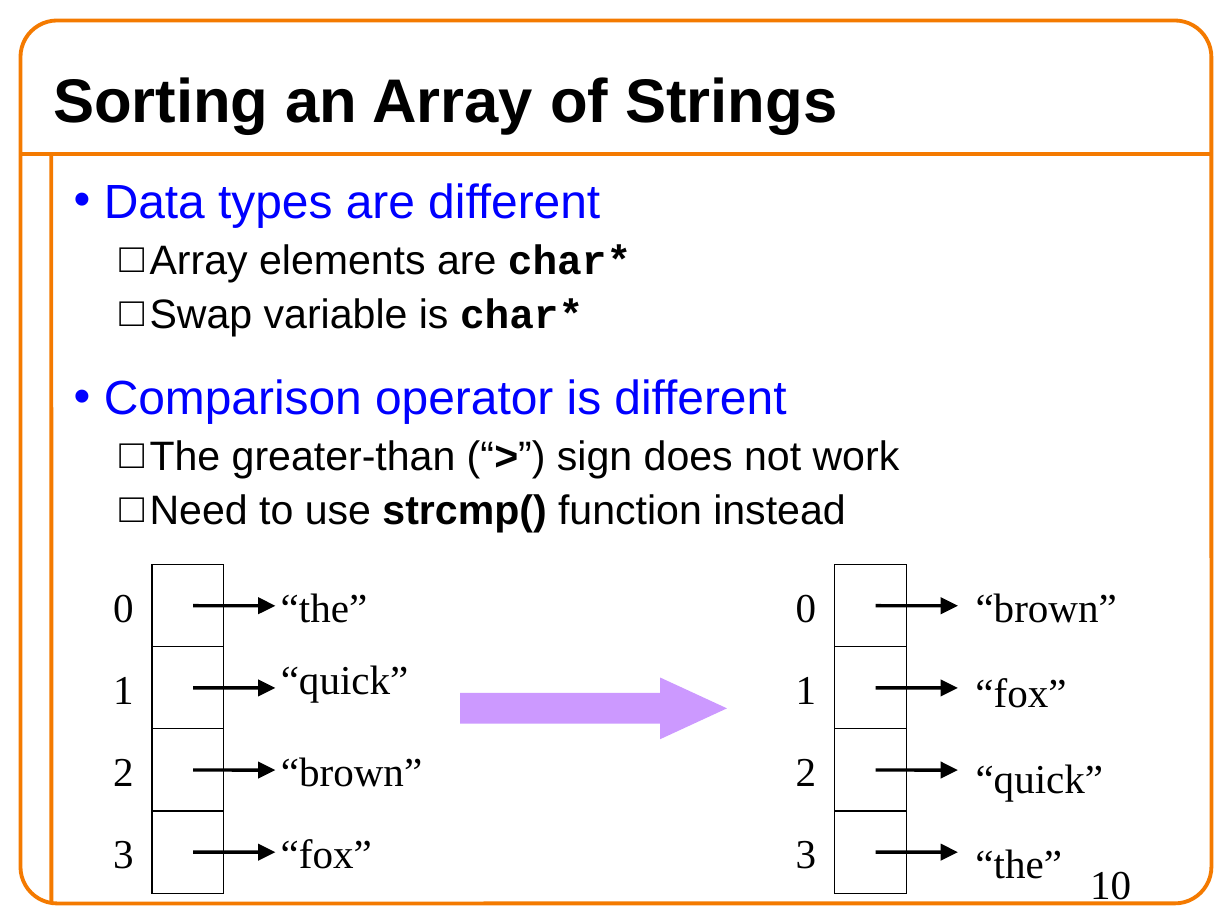
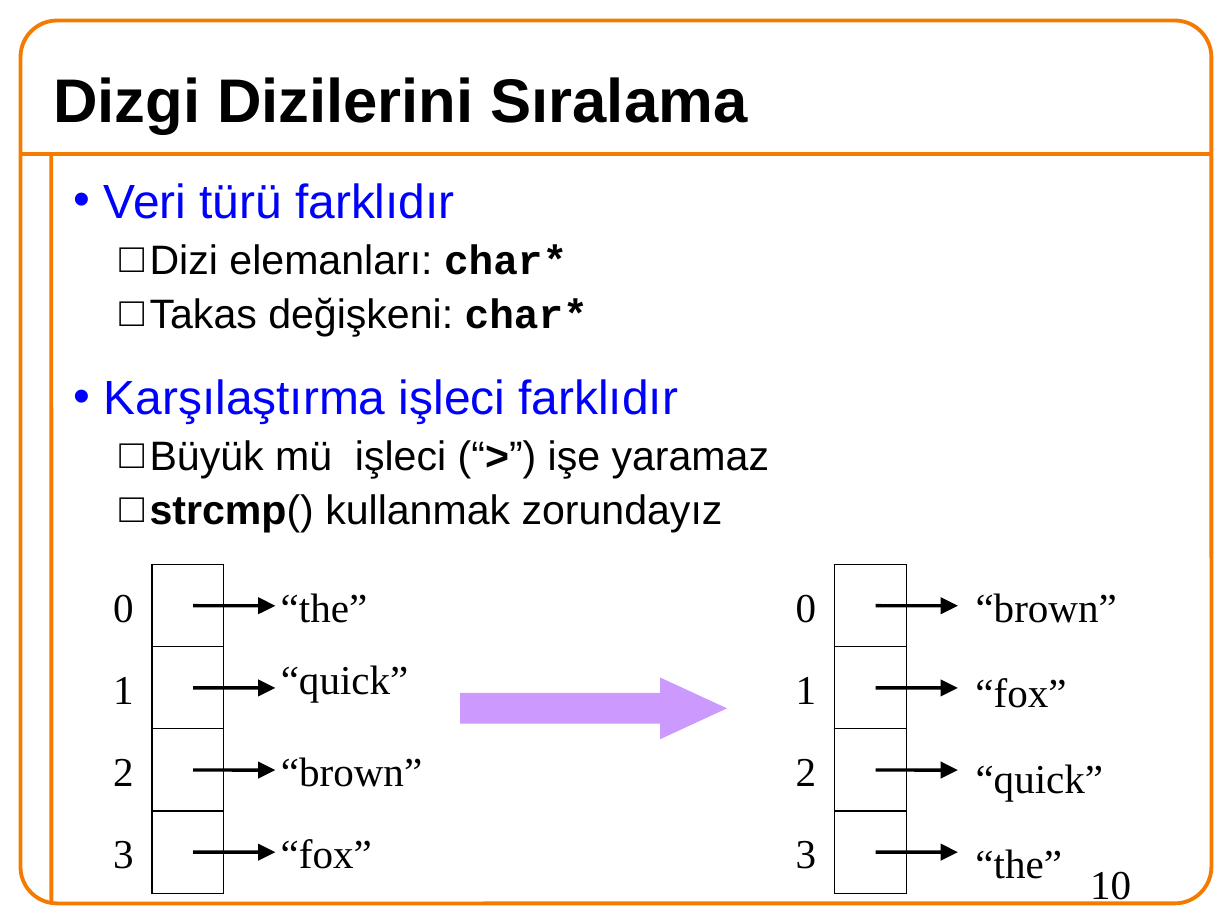
Before and after one commit to 19ceng/ceng201pro, a slide deck: slide 10 of 08funPointADT.odp. Drawn at 1232x924 pixels with LibreOffice and Linux fonts; fonts in the diff are those of the drawing; background and template pictures are left out. Boxes give left, top, right and bottom in pixels: in the first picture for what was removed or moved away, otherwise in the second. Text is boxed around its words. In the diff, an @@ line names an element or a change of style, - is before the commit and + after.

```diff
--- a/08funPointADT.odp
+++ b/08funPointADT.odp
@@ title at (x1=53, y1=77, x2=748, y2=133): text changed @@
-Sorting an Array of Strings
+Dizgi Dizilerini Sıralama
@@ text at (x1=104, y1=183, x2=769, y2=533): text changed @@
-• Data types are different
-  □ Array elements are char*
-  □ Swap variable is char*
-• Comparison operator is different
-  □ The greater-than (“>”) sign does not work
-  □ Need to use strcmp() function instead
+• Veri türü farklıdır
+  □ Dizi elemanları: char*
+  □ Takas değişkeni: char*
+• Karşılaştırma işleci farklıdır
+  □ Büyük mü işleci (“>”) işe yaramaz
+  □ strcmp() kullanmak zorundayız
```
Also in this commit, not shown: 16 other slides changed, 9 slides added, 9 slides removed.
